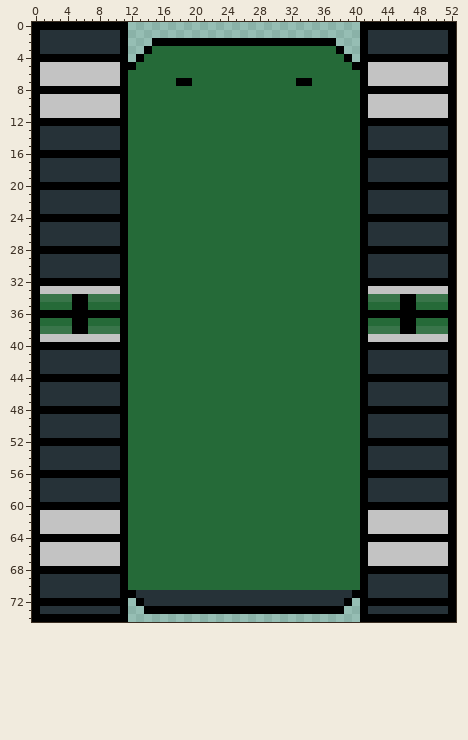
File history of a sprite sheet, TanksV1/Resources/Images/TankHullIconPercy.png. That is the earlier state.
The file is 53x75 pixels. Colours within 5 levels of each other are drawn and written as one.
And afterwards:
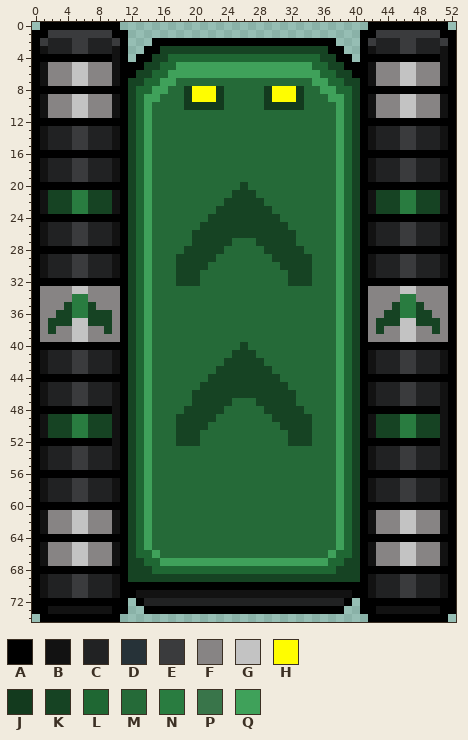
Palette (. is transparent): A #000000  B #121212  C #212223  D #263238  E #3a3b3d  F #878484  G #c3c3c3  H #fffd00  J #133a1e  K #164323  L #1f6733  M #256a38  N #297c40  P #39754a  Q #3fa15a
What changed:
Changed rows in their new state; - is an unchanged pixel.
first column x 0:
 0 .----------.-----------------------------.----------.
 1 -AEEEEEEEEA-------------------------------AEEEEEEEEA-
 2 -ECCCEECCCE-------------------------------ECCCEECCCE-
 3 -BCCCEECCCB----AKKKKKKKKKKKKKKKKKKKKKA----BCCCEECCCB-
 4 ----------B---AKKLLLLLLLLLLLLLLLLLLLKKA------------B-
 5 -BFFF--FFFB--AKKLLQQQQQQQQQQQQQQQQQLLKKA--BFFF--FFFB-
 6 -BFFF--FFFB-AKKLLQQQQQQQQQQQQQQQQQQQLLKKA-BFFF--FFFB-
 7 -BFFF--FFFB-KKLLQQMM-------------MMQQLLKK-BFFF--FFFB-
 8 ------------KLLQQ--JHHHJ-----JHHHJ--QQLLK------------
 9 -BFFF--FFFB-KLQQ---JHHHJ-----JHHHJ---QQLK-BFFF--FFFB-
10 -BFFF--FFFB-KLQ----JJJJJ-----JJJJJ----QLK-BFFF--FFFB-
11 -BFFF--FFFB-KLQ-----------------------QLK-BFFF--FFFB-
12 ------------KLQ-----------------------QLK------------
13 -BCCCEECCCB-KLQ-----------------------QLK-BCCCEECCCB-
14 -BCCCEECCCB-KLQ-----------------------QLK-BCCCEECCCB-
15 -BCCCEECCCB-KLQ-----------------------QLK-BCCCEECCCB-
16 ------------KLQ-----------------------QLK------------
17 -BCCCEECCCB-KLQ-----------------------QLK-BCCCEECCCB-
18 -BCCCEECCCB-KLQ-----------------------QLK-BCCCEECCCB-
19 -BCCCEECCCB-KLQ-----------------------QLK-BCCCEECCCB-
20 ------------KLQ-----------K-----------QLK------------
21 -BKKKNNKKKB-KLQ----------KKK----------QLK-BKKKNNKKKB-
22 -BKKKNNKKKB-KLQ---------KKKKK---------QLK-BKKKNNKKKB-
23 -BKKKNNKKKB-KLQ--------KKKKKKK--------QLK-BKKKNNKKKB-
24 ------------KLQ-------KKKKKKKKK-------QLK------------
25 -BCCCEECCCB-KLQ------KKKKKKKKKKK------QLK-BCCCEECCCB-
26 -BCCCEECCCB-KLQ-----KKKKKKKKKKKKK-----QLK-BCCCEECCCB-
27 -BCCCEECCCB-KLQ-----KKKKK---KKKKK-----QLK-BCCCEECCCB-
28 ------------KLQ----KKKKK-----KKKKK----QLK------------
29 -BCCCEECCCB-KLQ---KKKKK-------KKKKK---QLK-BCCCEECCCB-
30 -BCCCEECCCB-KLQ---KKKK---------KKKK---QLK-BCCCEECCCB-
31 -BCCCEECCCB-KLQ---KKK-----------KKK---QLK-BCCCEECCCB-
32 ------------KLQ---KKK-----------KKK---QLK------------
33 -FFFF--FFFF-KLQ-----------------------QLK-FFFF--FFFF-
34 -FFFFNNFFFF-KLQ-----------------------QLK-FFFFNNFFFF-
35 -FFFKNNKFFF-KLQ-----------------------QLK-FFFKNNKFFF-
36 -FFKKNNKKKF-KLQ-----------------------QLK-FFKKNNKKFF-
37 -FKKKGGKKKF-KLQ-----------------------QLK-FKKKGGKKKF-
38 -FKFFGGFFKF-KLQ-----------------------QLK-FKFFGGFFKF-
39 -FFFF--FFFF-KLQ-----------------------QLK-FFFF--FFFF-
40 ------------KLQ-----------K-----------QLK------------
41 -BCCCEECCCB-KLQ----------KKK----------QLK-BCCCEECCCB-
42 -BCCCEECCCB-KLQ---------KKKKK---------QLK-BCCCEECCCB-
43 -BCCCEECCCB-KLQ--------KKKKKKK--------QLK-BCCCEECCCB-
44 ------------KLQ-------KKKKKKKKK-------QLK------------
45 -BCCCEECCCB-KLQ------KKKKKKKKKKK------QLK-BCCCEECCCB-
46 -BCCCEECCCB-KLQ-----KKKKKKKKKKKKK-----QLK-BCCCEECCCB-
47 -BCCCEECCCB-KLQ-----KKKKK---KKKKK-----QLK-BCCCEECCCB-
48 ----------B-KLQ----KKKKK-----KKKKK----QLK----------B-
49 -BKKKNNKKKB-KLQ---KKKKK-------KKKKK---QLK-BKKKNNKKKB-
50 -BKKKNNKKKB-KLQ---KKKK---------KKKK---QLK-BKKKNNKKKB-
51 -BKKKNNKKKB-KLQ---KKK-----------KKK---QLK-BKKKNNKKKB-
52 ----------B-KLQ---KKK-----------KKK---QLK----------B-
53 -BCCCEECCCB-KLQ-----------------------QLK-BCCCEECCCB-
54 -BCCCEECCCB-KLQ-----------------------QLK-BCCCEECCCB-
55 -BCCCEECCCB-KLQ-----------------------QLK-BCCCEECCCB-
56 ------------KLQ-----------------------QLK------------
57 -BCCCEECCCB-KLQ-----------------------QLK-BCCCEECCCB-
58 -BCCCEECCCB-KLQ-----------------------QLK-BCCCEECCCB-
59 -BCCCEECCCB-KLQ-----------------------QLK-BCCCEECCCB-
60 ------------KLQ-----------------------QLK------------
61 -BFFF--FFFB-KLQ-----------------------QLK-BFFF--FFFB-
62 -BFFF--FFFB-KLQ-----------------------QLK-BFFF--FFFB-
63 -BFFF--FFFB-KLQ-----------------------QLK-BFFF--FFFB-
64 ------------KLQ-----------------------QLK------------
65 -BFFF--FFFB-KLQ-----------------------QLK-BFFF--FFFB-
66 -BFFF--FFFB-KLLQ---------------------QLLK-BFFF--FFFB-
67 -BFFF--FFFB-KKLLQQQQQQQQQQQQQQQQQQQQQLLKK-BFFF--FFFB-
68 ------------KKKLLLLLLLLLLLLLLLLLLLLLLLKKK------------
69 -BCCCEECCCB-KKKKKKKKKKKKKKKKKKKKKKKKKKKKK-BCCCEECCCB-
70 -BCCCEECCCB-AAAAAAAAAAAAAAAAAAAAAAAAAAAAA-BCCCEECCCB-
71 -BCCCEECCCB--BBBBBBBBBBBBBBBBBBBBBBBBBBB--BCCCEECCCB-
72 --------------CCCCCCCCCCCCCCCCCCCCCCCCC--------------
73 -ABBBBBBBBA-------------------------------ABBBBBBBBA-
74 .----------.-----------------------------.----------.
Where, in picture pixels (left, top, right, bottom), the same in both pictures:
changed: (32, 22, 456, 622)
